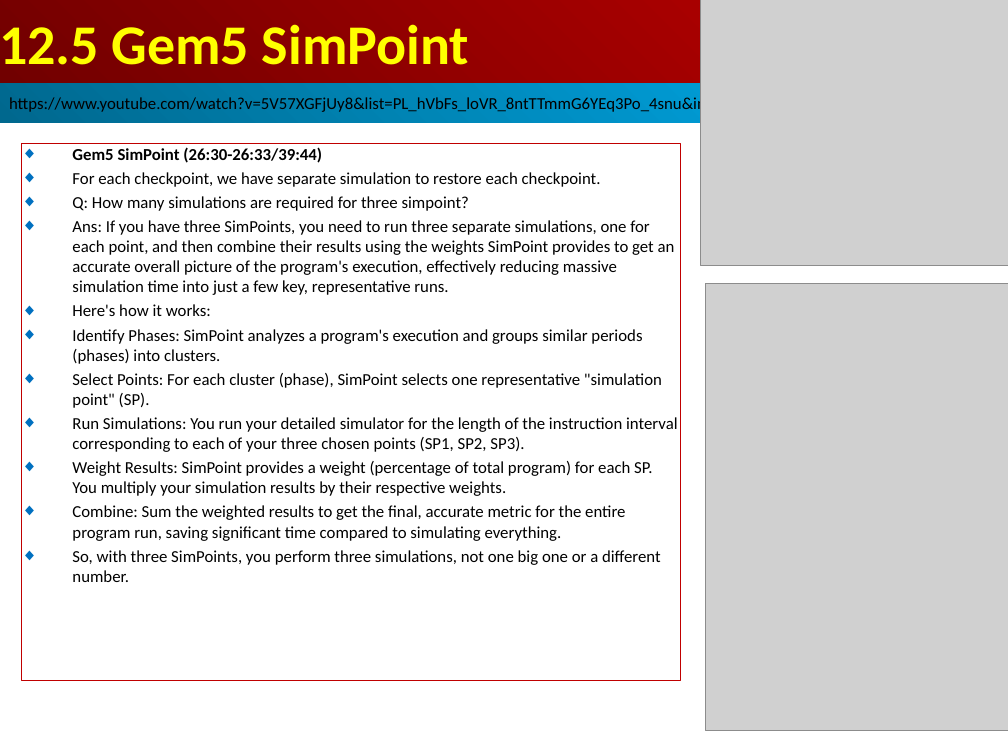
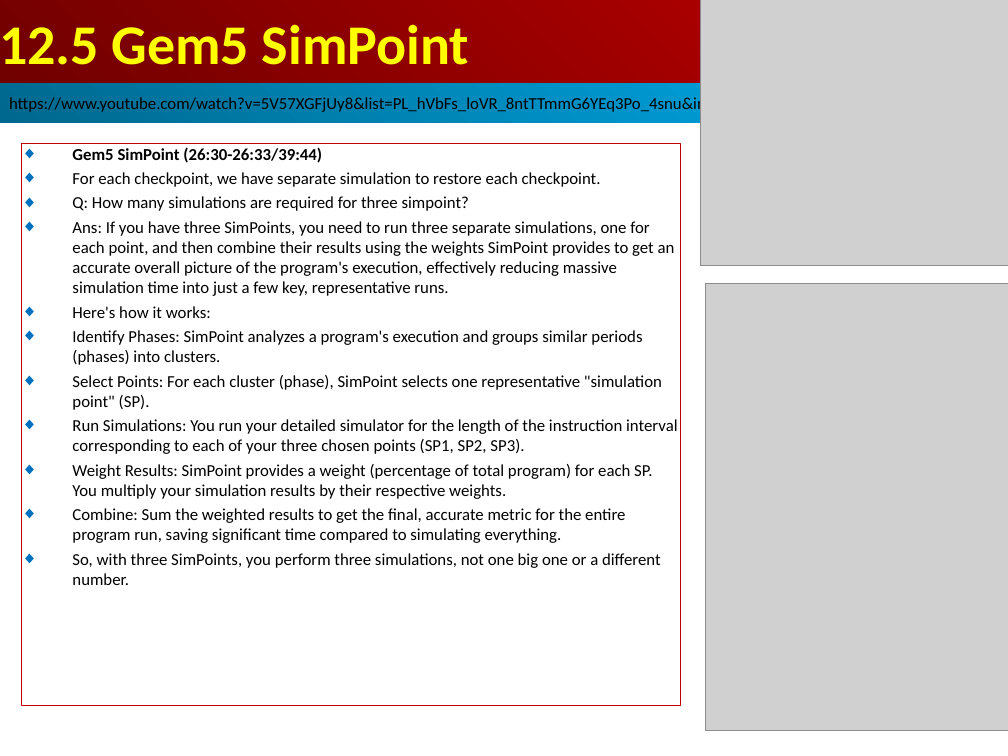
Before and after one commit to peterhchen/AIU_CS850_Gem5_McPAT, a slide deck: slide 68 of 050_Gem5/013.SampleSim/000_Video/013.SampleSim.ppt. Drawn at 1008x756 pixels with LibreOffice and Linux fonts; fonts in the diff are those of the drawing; grey boxes stand for pictures. Boxes give left, top, right and bottom in pixels: in the first picture for what was removed or moved away, otherwise in the second. Text is boxed around its words. In the diff, an @@ line names an element or a change of style, - is before the commit and + after.

```diff
--- a/050_Gem5/013.SampleSim/000_Video/013.SampleSim.ppt
+++ b/050_Gem5/013.SampleSim/000_Video/013.SampleSim.ppt
@@ rectangle "Gem5 SimPoint (26:30-26:33/39:44)": place and size @@
-rectangle "Gem5 SimPoint (26:30-26:33/39:44)" at (21,143,680,680)
+rectangle "Gem5 SimPoint (26:30-26:33/39:44)" at (21,143,680,706)
```
Also in this commit, not shown: 9 other slides changed, 1 slide added.
